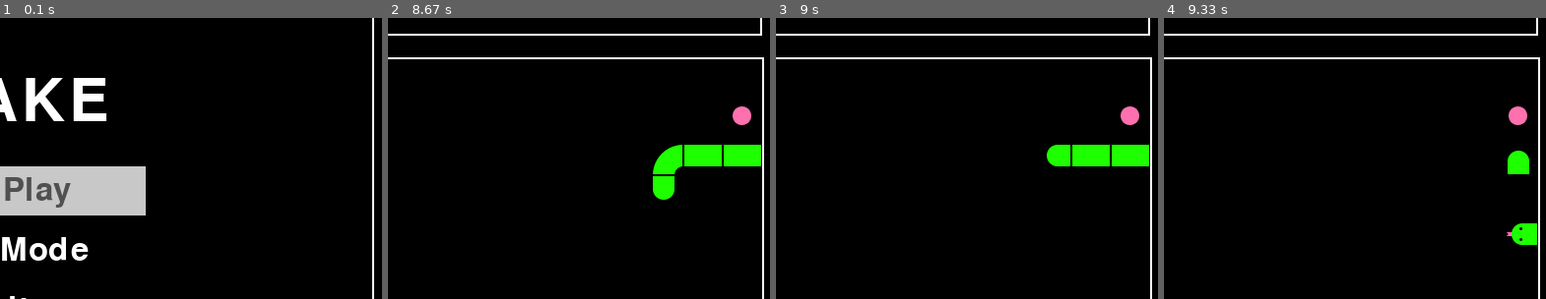
Above: before the commit, frames 1-4 (left to right).
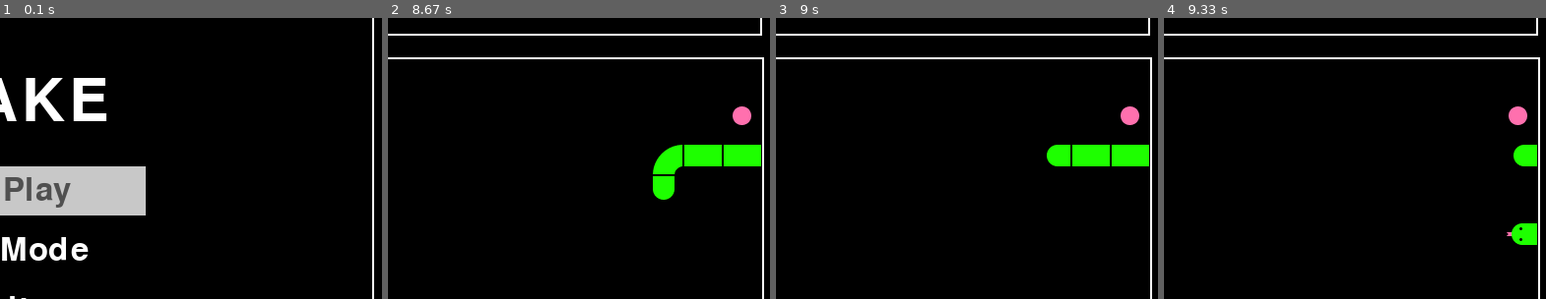
Above: after the commit, the same moments.

Repository: Moigh/Python_Tasks
Game: pygame game, started from SnakeGame/main.py
Same seed, same stepped clock (60 frames per second), same inputs: the game is played once before the commit and once after it.
Inputs:
- Up to frame 1 (0.1 s): no input
- Up to frame 2 (8.67 s): tap Space at 0.33, 0.73, 1.03, 1.23, 1.53, 2.3, 2.63, 2.93, 3.07, 3.47, 3.77, 4.13, 4.53, 4.83, 5.03, 5.33, 5.53, 5.87, 6.17, 6.37, 6.67, 6.93, 7.27, 7.57, 7.7, 8.1, 8.4 s; hold Up 0.67-1.13 s; hold Right 1.17-1.63 s; hold Down 2.23-2.53 s; hold Left 2.57-2.97 s; hold Up 3-3.37 s; hold Right 3.4-4.03 s; hold Down 4.07-4.43 s; hold Left 4.47-4.93 s; hold Right 4.97-5.43 s; hold Up 5.47-5.77 s; hold Right 5.8-6.27 s; hold Left 6.3-6.83 s; hold Down 6.87-7.17 s; hold Left 7.2-7.6 s; hold Up 7.63-8 s; hold Right from 8.03 s (still down)
- Up to frame 3 (9 s): release Right at 8.67 s; hold Down from 8.7 s (still down); tap Space at 8.77 s
- Up to frame 4 (9.33 s): release Down at 9.07 s; hold Left from 9.1 s (still down); tap Space at 9.17 s
The pictures show only the part of the screen within x 50-100%, y 14-64%; the shares and areas given below are measured in that part.

Frames 1-3 are identical in both runs. In frame 4, 0.5% of the frame differs, in the area x 89-98%, y 45-56%.

Commit message:
tail normalized

Diff:
--- a/SnakeGame/game/sprites.py
+++ b/SnakeGame/game/sprites.py
@@ -112,7 +112,8 @@
                 segment_type = 'tail'
                 prev_pos = self.body[i - 1]
                 # Направление хвоста - куда он смотрит
-                direction = (pos_x - prev_pos[0], pos_y - prev_pos[1])
+                to_prev = (pos_x - prev_pos[0], pos_y - prev_pos[1])
+                direction = self._normalize_direction(to_prev)
                 # Для хвоста передаем только одно направление
                 segment = SnakeSegment(segment_type, direction, None, pos_x, pos_y,
                                        self.field_x, self.field_y, self.cell_size)
